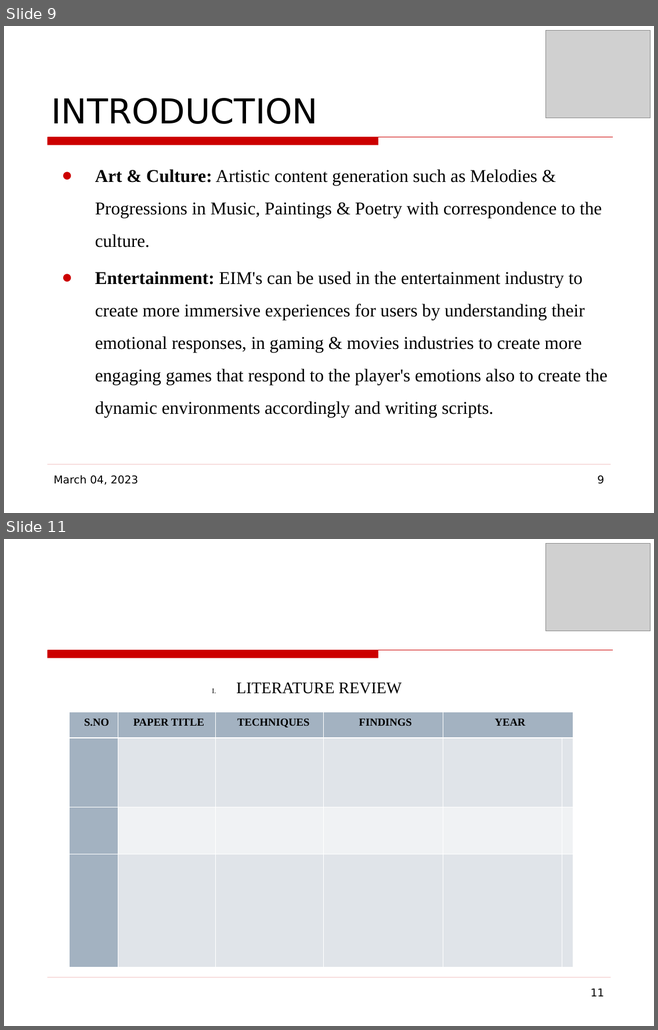
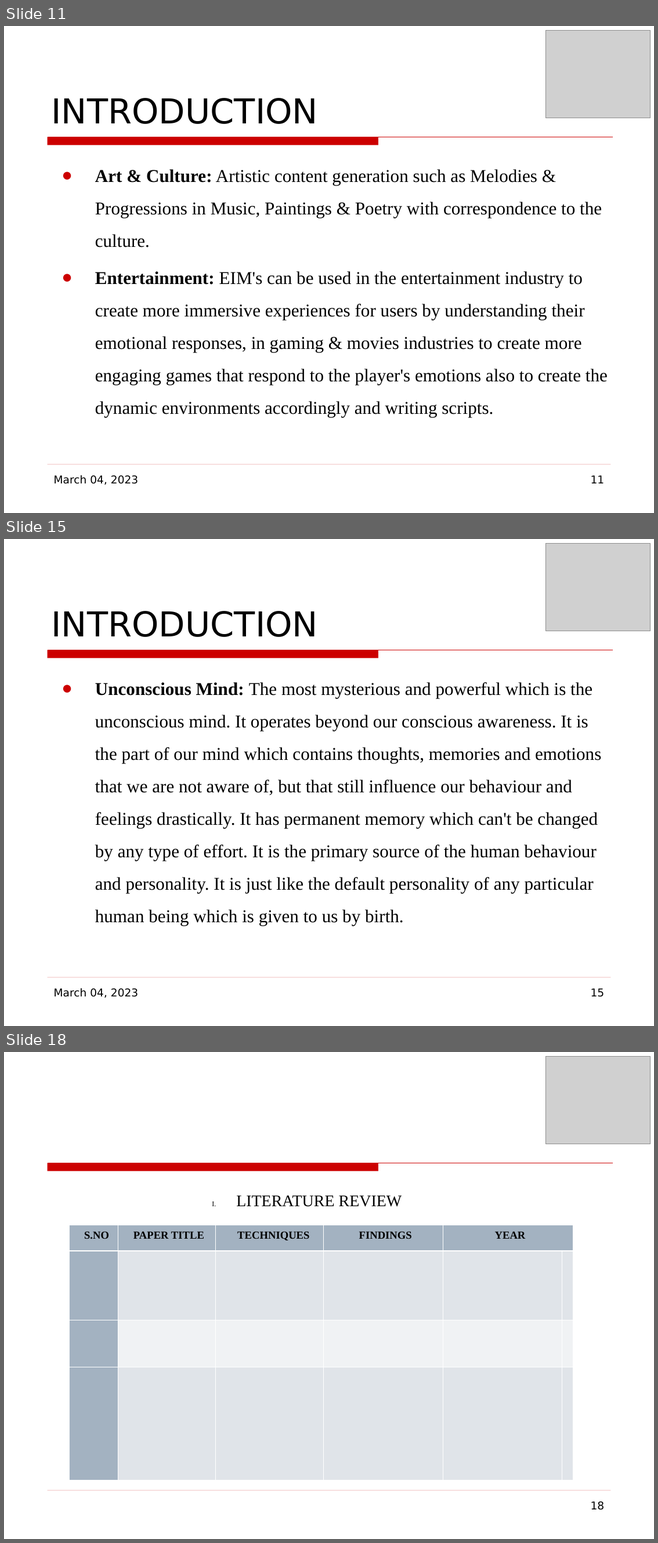
Before and after one commit to mohitlabs/Research, a slide deck: Emotionally Intelligent Machines(EIM's) & Sentiment Synthesis based on Ancient Vedic Astrology/Conference Paper.odp. Shown one above the other, each under a label of ours: slides 9 and 11 before the commit, slides 11, 15 and 18 after it; the slides between them are not shown. The pictures are 658x1030 and 658x1543 pixels, drawn with LibreOffice and Linux fonts; fonts in the diff are those of the drawing; grey boxes stand for pictures; background and template pictures are left out. Boxes give left, top, right and bottom in pixels: in the first picture for what was removed or moved away, otherwise in the second. Text is boxed around its words. In the diff, an @@ line names an element or a change of style, - is before the commit and + after.

```diff
--- a/Emotionally Intelligent Machines(EIM's) & Sentiment Synthesis based on Ancient Vedic Astrology/Conference Paper.odp
+++ b/Emotionally Intelligent Machines(EIM's) & Sentiment Synthesis based on Ancient Vedic Astrology/Conference Paper.odp
@@ slide 15 added at (4, 539, 654, 1026), background picture (left out); not listed: 2 template elements that a slide beside it also shows @@
@@ picture added at (545, 544, 650, 631) @@
@@ title added at (52, 611, 318, 637), 38 pt, text #000000 @@
+INTRODUCTION
@@ text added at (95, 682, 601, 926), 20 pt, text #000000 @@
+● Unconscious Mind: The most mysterious and powerful which is the unconscious mind. It operates beyond our conscious awareness. It is the part of our mind which contains thoughts, memories and emotions that we are not aware of, but that still influence our behaviour and feelings drastically. It has permanent memory which can't be changed by any type of effort. It is the primary source of the human behaviour and personality. It is just like the default personality of any particular human being which is given to us by birth.
@@ text added at (54, 988, 138, 998), 12 pt, text #000000 @@
+March 04, 2023
@@ page number added at (590, 988, 604, 997), 12 pt, text #000000 @@
+15
@@ what was slide 9 is now slide 11 @@
@@ page number at (590, 475, 604, 484): text changed @@
-9
+11
@@ what was slide 11 is now slide 18 @@
@@ page number at (590, 1501, 604, 1510): text changed @@
-11
+18
```
Also in this commit, not shown: 3 slides changed, 6 other slides added, 2 other files.
